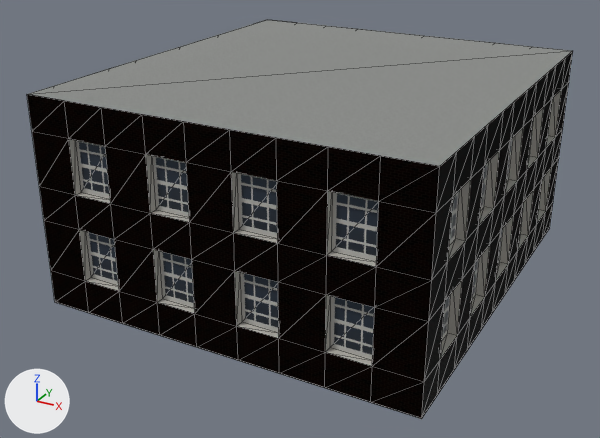
Renders of the glTF model apps/web/public/world/props/bldg-printshop.glb from each side of a commit.
The view is the same before and after, from a 50 mm lens placed at (12.39, -24.39, 13.69), pointed at (-0.46, -1.03, 2.0). Arrows for +X, +Y and +Z are at lower left; the lights stay in place. The picture after the commit comes second. Mesh edges are drawn as thin lines. Vertices at exactly the same position are counted once.

Objects in the first picture: 'bldg-printshop'.
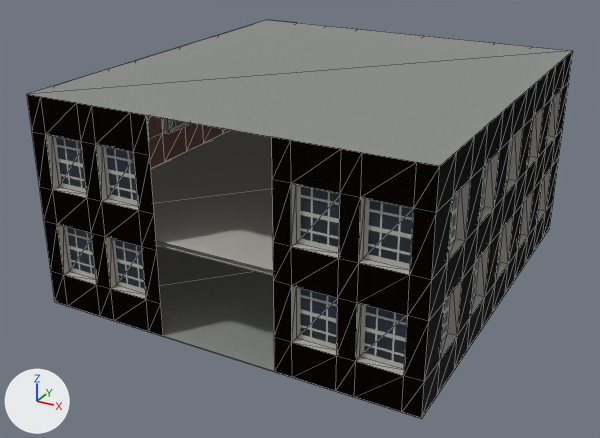
Location of each change, (x1, y1, x2, y2) in pixels of the pictures (600 x 438 px; the box of a moved part takes in the faces that stretch with it):
part 1 of me_bldg_printshop, moved or reshaped: before (69, 122, 379, 366); after (46, 112, 414, 377)
part 2 of me_bldg_printshop, surface changed: before (42, 114, 418, 379); after (42, 131, 418, 379)

Diff of the bpy script that builds the scene:
```diff
--- a/apps/web/public/world/props/bldg-printshop.glb.py
+++ b/apps/web/public/world/props/bldg-printshop.glb.py
@@ me_bldg_printshop @@
 # used by ob_bldg_printshop; location = (0.0, 0.0, 0.0)
-me_bldg_printshop.from_pydata(...)  # 388 vertices, 702 faces; spans x -6.5..6.5, y -7.0..7.0, z 0.0..7.1
+me_bldg_printshop.from_pydata(...)  # 408 vertices, 716 faces; spans x -6.5..6.5, y -7.0..7.0, z 0.0..7.1
+# me_bldg_printshop part 1
+# 2 vertices are removed from x -0.74, y -7.0, z 2.97..5.93
+# 16 faces are deleted
+# 20 vertices in x -5.02..-3.62, y -7.0..-6.72, z 0.0..7.1 move by (-0.91, 0.0, 0.0)
+# 20 vertices in x 0.74..2.14, y -7.0..-6.72, z 0.0..7.1 move by (1.83, 0.0, 0.0)
+# 20 vertices in x 3.62..5.02, y -7.0..-6.72, z 0.0..7.1 move by (0.91, 0.0, 0.0)
+# 18 vertices in x -2.14..-0.74, y -7.0..-6.72, z 0.0..7.1 move by (-1.83, 0.0, 0.0)
+# 16 vertices are added at x -6.2..6.2, y -7.0..6.7, z 0.0..7.1
+# 6 new vertices lie (-0.57, 0.0, 0.0) away from vertices in x 0.74, y -7.0, z 0.0..7.1
+# 22 new faces join them, mat_brick
+# 8 new faces join them, mat_trim (picture img_civic_trim)
+# me_bldg_printshop part 2: 62 kept faces spanning x -6.5..6.5, y -7.0, z 0.0..7.1 get new texture (UV) coordinates
 me_bldg_printshop.materials.append(mat_brick)
```
